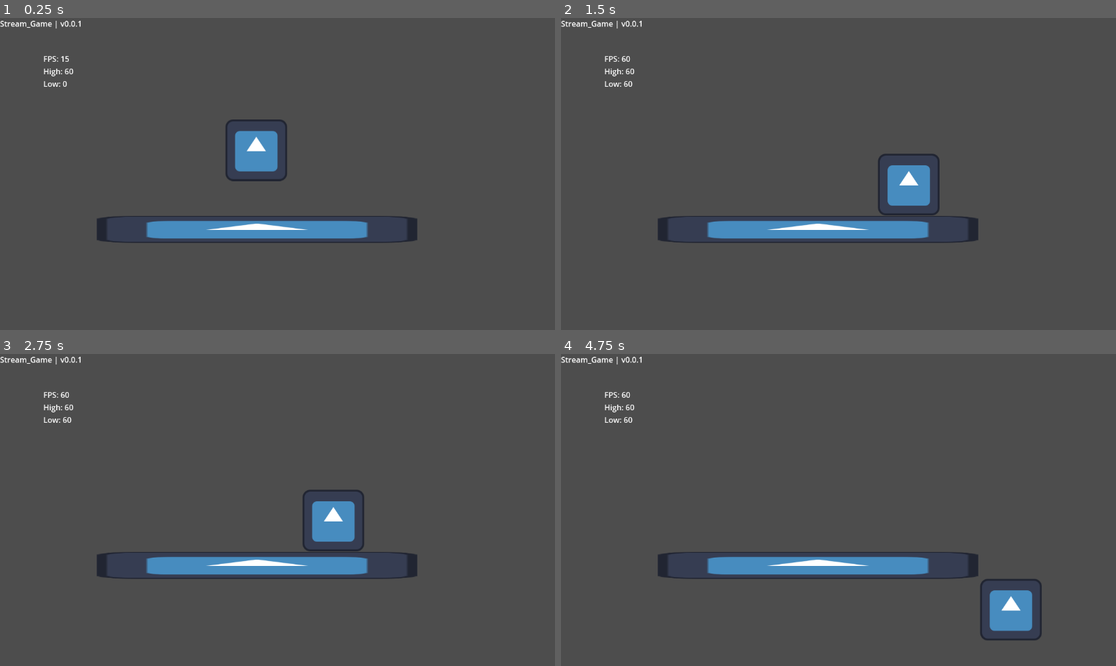
Above: before the commit, frames 1-4 (two rows, left to right).
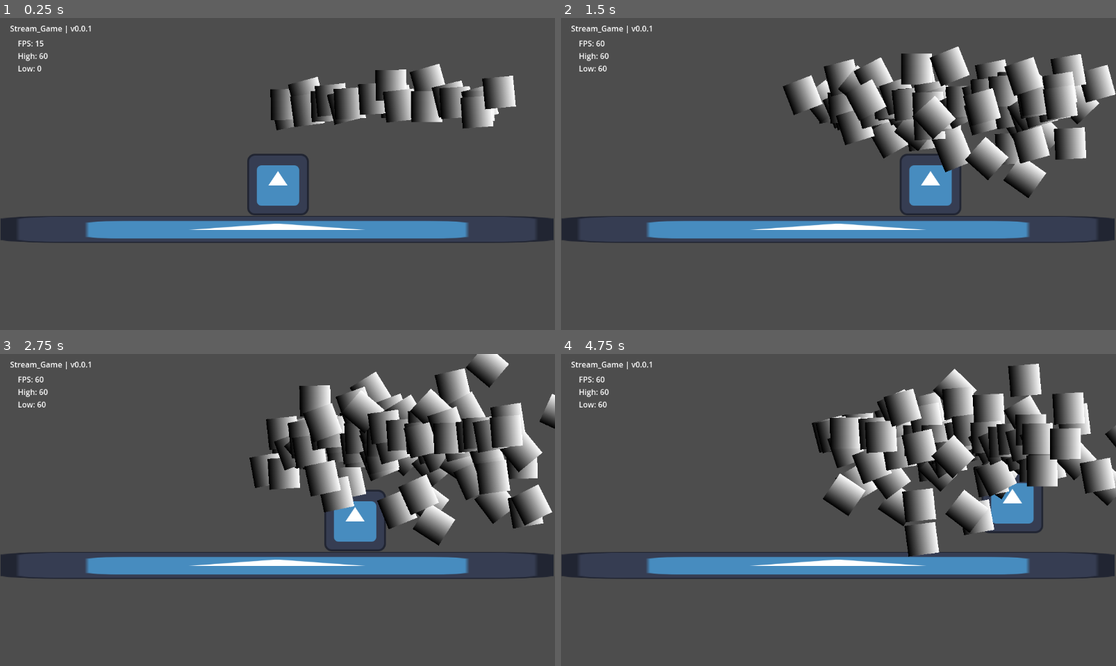
Above: after the commit, the same moments.

Repository: Schweem/CycleTwo
Game: Godot game, scene res://scenes/world_test.tscn
Same seed, same stepped clock (60 frames per second), same inputs: the game is played once before the commit and once after it. The engine's default icon, where the game draws it, is replaced by a stand-in: a white triangle on a blue panel in a dark square.
Inputs:
- Up to frame 1 (0.25 s): no input
- Up to frame 2 (1.5 s): tap Enter at 0.5 s; hold Right (right) from 0.53 s (still down); tap Space (jump) at 0.77 s
- Up to frame 3 (2.75 s): tap Space (jump) at 1.52 s; release Right (right) at 2.03 s; hold Left (left) from 2.03 s (still down)
- Up to frame 4 (4.75 s): release Left (left) at 2.78 s; hold Right (right) 2.78-4.28 s; tap Space (jump) at 3.02, 3.77, 4.52 s; hold Left (left) from 4.28 s (still down)

The runs differ from the first frame. In frame 1, 10% of the frame differs, in the area x 0-100%, y 0-73%; in frame 2, 17%; in frame 3, 19%; in frame 4, 19%, in the area x 0-100%, y 0-92%.

Commit message:
Added array.gd, stress tested particles

Diff:
--- /dev/null
+++ b/prefabs/particle_prefab.tscn
@@ -0,0 +1,20 @@
+[gd_scene load_steps=4 format=3 uid="uid://h2qip6vnmd31"]
+
+[sub_resource type="Gradient" id="Gradient_up7ts"]
+
+[sub_resource type="GradientTexture2D" id="GradientTexture2D_2vnmb"]
+gradient = SubResource("Gradient_up7ts")
+
+[sub_resource type="ParticleProcessMaterial" id="ParticleProcessMaterial_og6lw"]
+particle_flag_disable_z = true
+angular_velocity_min = -1.60933e-05
+angular_velocity_max = 70.43
+orbit_velocity_min = 9.49949e-08
+orbit_velocity_max = 0.5
+radial_velocity_min = -2.23517e-05
+radial_velocity_max = 206.52
+gravity = Vector3(0, 98, 0)
+
+[node name="particlePrefab" type="GPUParticles2D"]
+texture = SubResource("GradientTexture2D_2vnmb")
+process_material = SubResource("ParticleProcessMaterial_og6lw")
--- a/scenes/world_test.tscn
+++ b/scenes/world_test.tscn
@@ -1,10 +1,12 @@
-[gd_scene load_steps=7 format=3 uid="uid://ju1molnkfi56"]
+[gd_scene load_steps=9 format=3 uid="uid://ju1molnkfi56"]
 
 [ext_resource type="PackedScene" uid="uid://btppsxypre06b" path="res://prefabs/player_character.tscn" id="1_7mhm3"]
 [ext_resource type="Texture2D" uid="uid://cg2qnh6h001o3" path="res://assets/icon.svg" id="2_puv4i"]
 [ext_resource type="Script" uid="uid://ycg76yj27jvh" path="res://scripts/debug/fps_counter.gd" id="3_1moov"]
 [ext_resource type="PackedScene" uid="uid://db8ps46qixelv" path="res://prefabs/game_manager.tscn" id="4_63fu1"]
 [ext_resource type="Script" uid="uid://d0htw687undpf" path="res://scripts/debug/frame_stamp.gd" id="5_ob026"]
+[ext_resource type="Script" uid="uid://df4tdk6q17xqr" path="res://scripts/toolbox/array.gd" id="6_i6uhy"]
+[ext_resource type="PackedScene" uid="uid://h2qip6vnmd31" path="res://prefabs/particle_prefab.tscn" id="7_voen0"]
 
 [sub_resource type="RectangleShape2D" id="RectangleShape2D_1moov"]
 size = Vector2(127.808, 139.429)
@@ -12,11 +14,11 @@
 [node name="Node2D" type="Node2D"]
 
 [node name="playerCharacter" parent="." instance=ExtResource("1_7mhm3")]
-position = Vector2(532, 242)
+position = Vector2(577, 334)
 
 [node name="testFloor" type="Sprite2D" parent="."]
-position = Vector2(533.5, 439)
-scale = Vector2(5.19531, 0.4375)
+position = Vector2(575, 439)
+scale = Vector2(8.96875, 0.4375)
 texture = ExtResource("2_puv4i")
 
 [node name="Area2D" type="StaticBody2D" parent="testFloor"]
@@ -25,16 +27,25 @@
 position = Vector2(0.0962553, 5.71429)
 shape = SubResource("RectangleShape2D_1moov")
 
-[node name="fpsCounter" type="Label" parent="."]
-offset_left = 90.0
-offset_top = 73.0
-offset_right = 194.0
-offset_bottom = 131.0
+[node name="gameManager" parent="." instance=ExtResource("4_63fu1")]
+
+[node name="fpsCounter" type="Label" parent="gameManager"]
+z_index = 5
+offset_left = 37.0
+offset_top = 41.0
+offset_right = 141.0
+offset_bottom = 99.0
 script = ExtResource("3_1moov")
 
-[node name="gameManager" parent="." instance=ExtResource("4_63fu1")]
+[node name="stampFrames" type="Label" parent="gameManager"]
+z_index = 5
+offset_left = 21.0
+offset_top = 10.0
+offset_right = 61.0
+offset_bottom = 33.0
+script = ExtResource("5_ob026")
 
-[node name="stampFrames" type="Label" parent="gameManager"]
-offset_right = 40.0
-offset_bottom = 23.0
-script = ExtResource("5_ob026")
+[node name="Node" type="Node2D" parent="."]
+position = Vector2(583, 172)
+script = ExtResource("6_i6uhy")
+object_scene = ExtResource("7_voen0")
--- /dev/null
+++ b/scripts/toolbox/array.gd
@@ -0,0 +1,27 @@
+# array.gd
+extends Node2D
+
+# The object to duplicate (assign in the Inspector)
+@export var object_scene: PackedScene
+
+# Number of copies to create
+@export var count: int = 10
+
+# Distance between each copy along X
+@export var spacing: float = 50.0
+
+func _ready() -> void:
+	# Validate input
+	if object_scene == null:
+		push_warning("No object_scene assigned.")
+		return
+
+	for i in range(count):
+		# Create a new instance
+		var obj = object_scene.instantiate()
+
+		# Set position: increasing along +X
+		obj.position = Vector2(i * spacing, 0)
+
+		# Add to scene
+		add_child(obj)
Not shown, added: scripts/toolbox/array.gd.uid
Not shown, added: docs/specs.md
